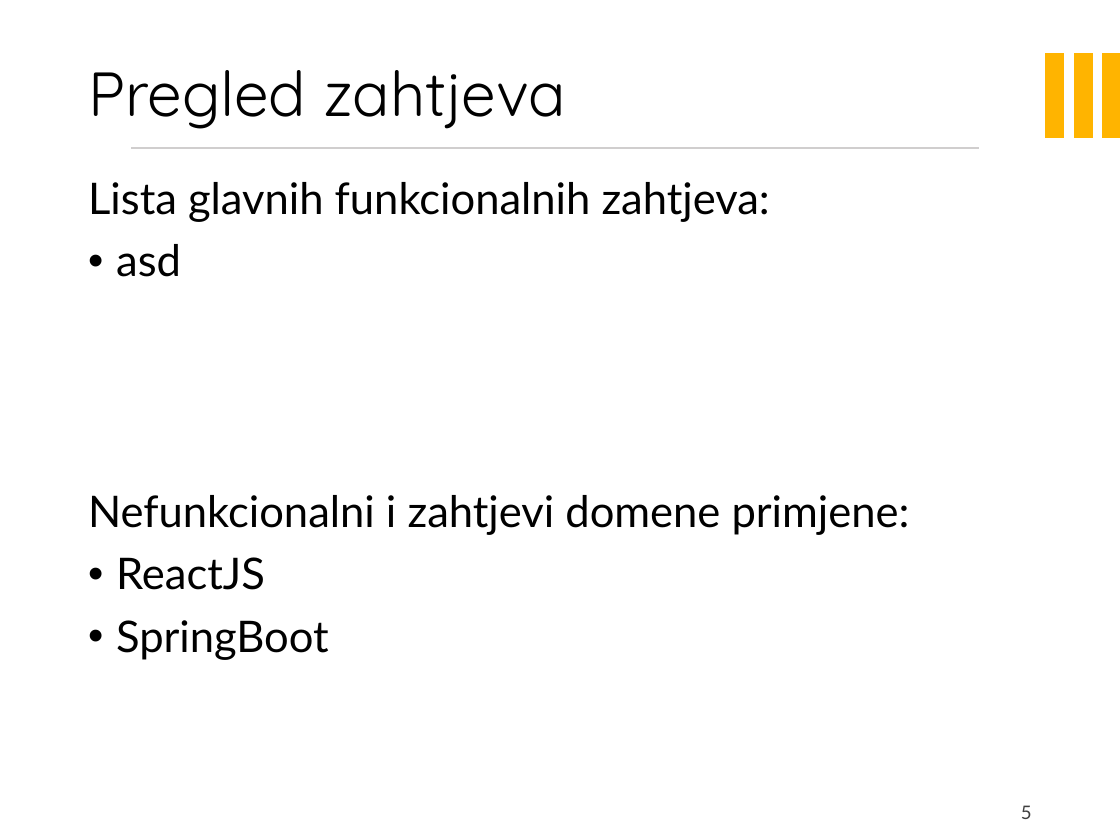
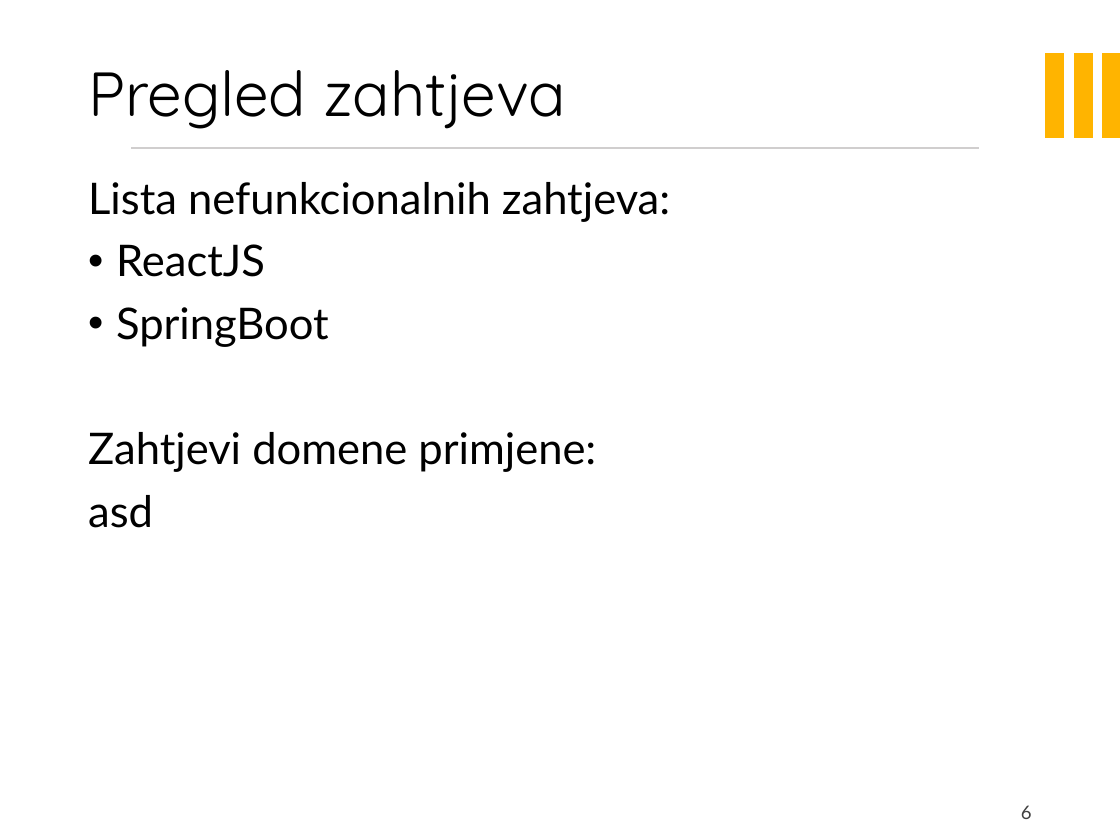
Before and after one commit to sleko01/cuvari-pasa, a slide deck: slide 6 of PrezentacijaProjekata.pptx (slide 5 before the commit). Drawn at 1120x840 pixels with LibreOffice and Linux fonts; fonts in the diff are those of the drawing; background and template pictures are left out. Boxes give left, top, right and bottom in pixels: in the first picture for what was removed or moved away, otherwise in the second. Text is boxed around its words. In the diff, an @@ line names an element or a change of style, - is before the commit and + after.

```diff
--- a/PrezentacijaProjekata.pptx
+++ b/PrezentacijaProjekata.pptx
@@ text at [88, 182, 670, 222]: text changed @@
-Lista glavnih funkcionalnih zahtjeva:
-• asd
-Nefunkcionalni i zahtjevi domene primjene:
+Lista nefunkcionalnih zahtjeva:
@@ text at [88, 432, 596, 528]: paragraphs added @@
+Zahtjevi domene primjene:
+asd
@@ page number at [1021, 805, 1032, 819]: text changed @@
-5
+6
```
Also in this commit, not shown: 2 other slides changed, 1 slide added.
